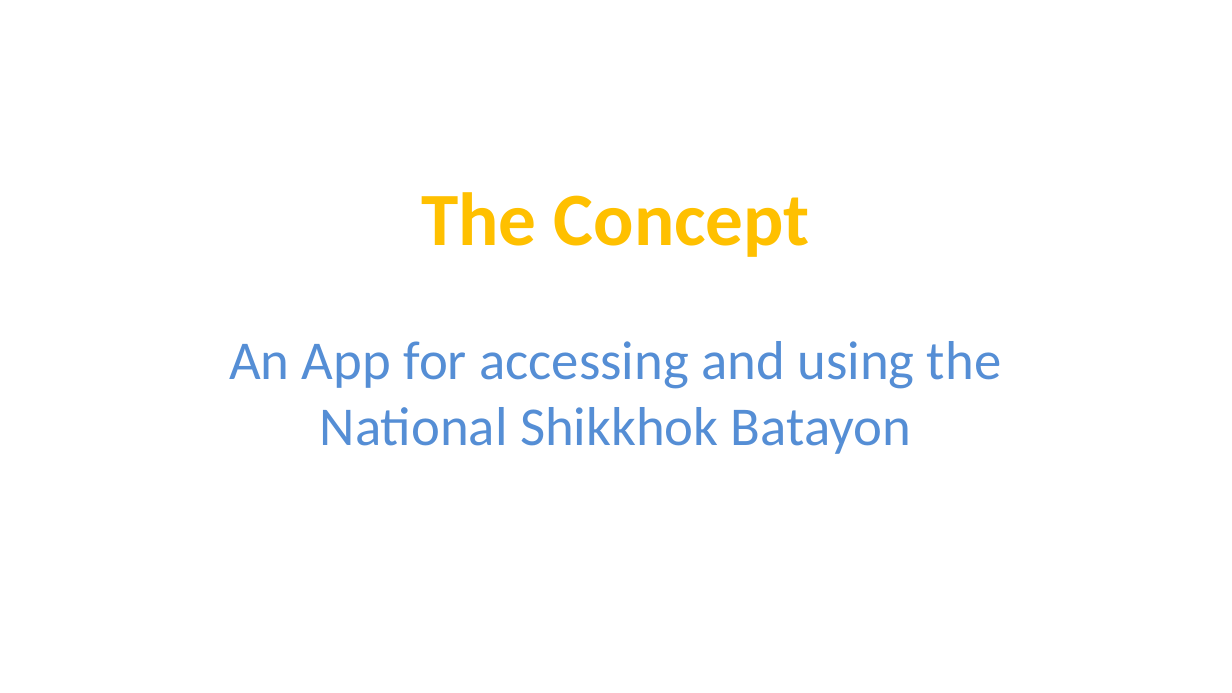
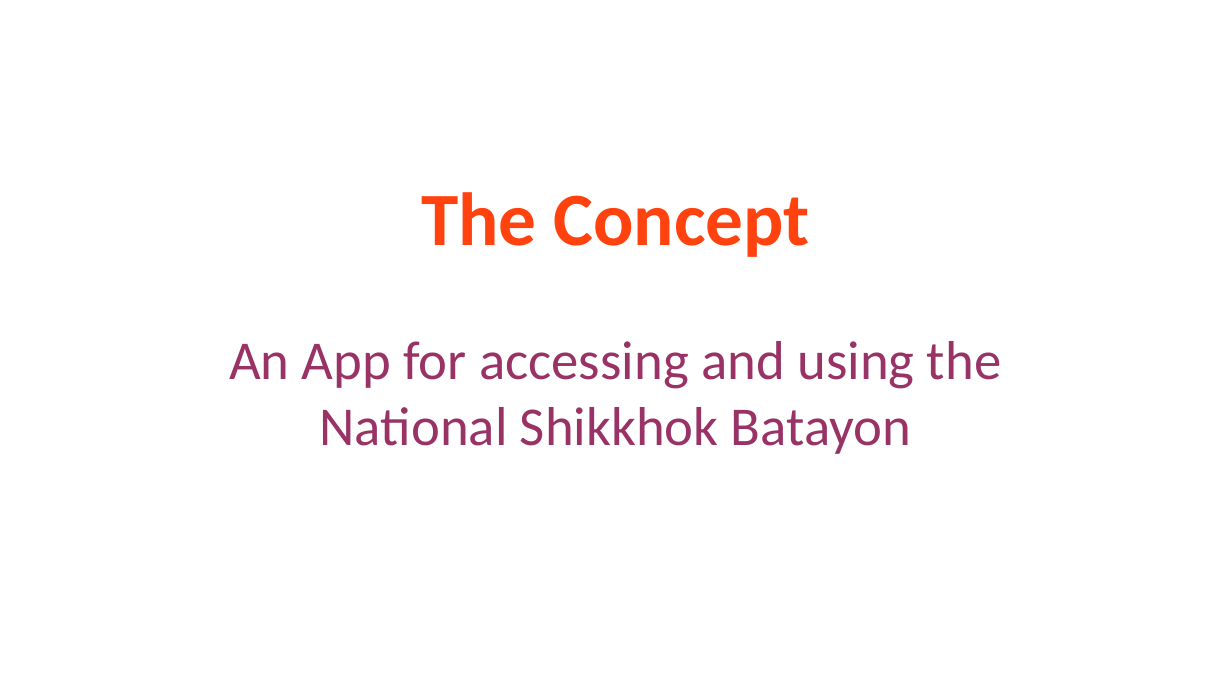
Before and after one commit to ServiceInnovationCamp/Group4, a slide deck: slide 2 of 4-ShikkhokBatayon.pptx. Drawn at 1232x693 pixels with LibreOffice and Linux fonts; fonts in the diff are those of the drawing; background and template pictures are left out. Boxes give left, top, right and bottom in pixels: in the first picture for what was removed or moved away, otherwise in the second. Text is boxed around its words. In the diff, an @@ line names an element or a change of style, - is before the commit and + after.

```diff
--- a/4-ShikkhokBatayon.pptx
+++ b/4-ShikkhokBatayon.pptx
@@ text "The Concept" at box(421, 192, 810, 257): text colour #FFC000 to #FF420E @@
@@ text "An App for accessing and ..." at box(229, 341, 1001, 454): text colour #558ED5 to #993366 @@
```
Also in this commit, not shown: 2 other slides changed, 9 slides added, 5 slides removed, 5 other files.
